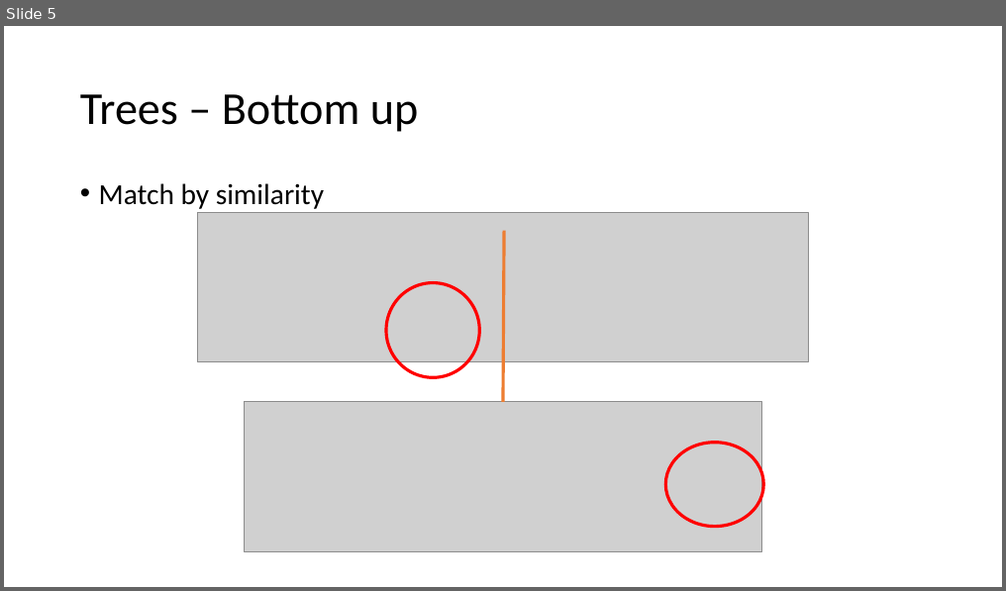
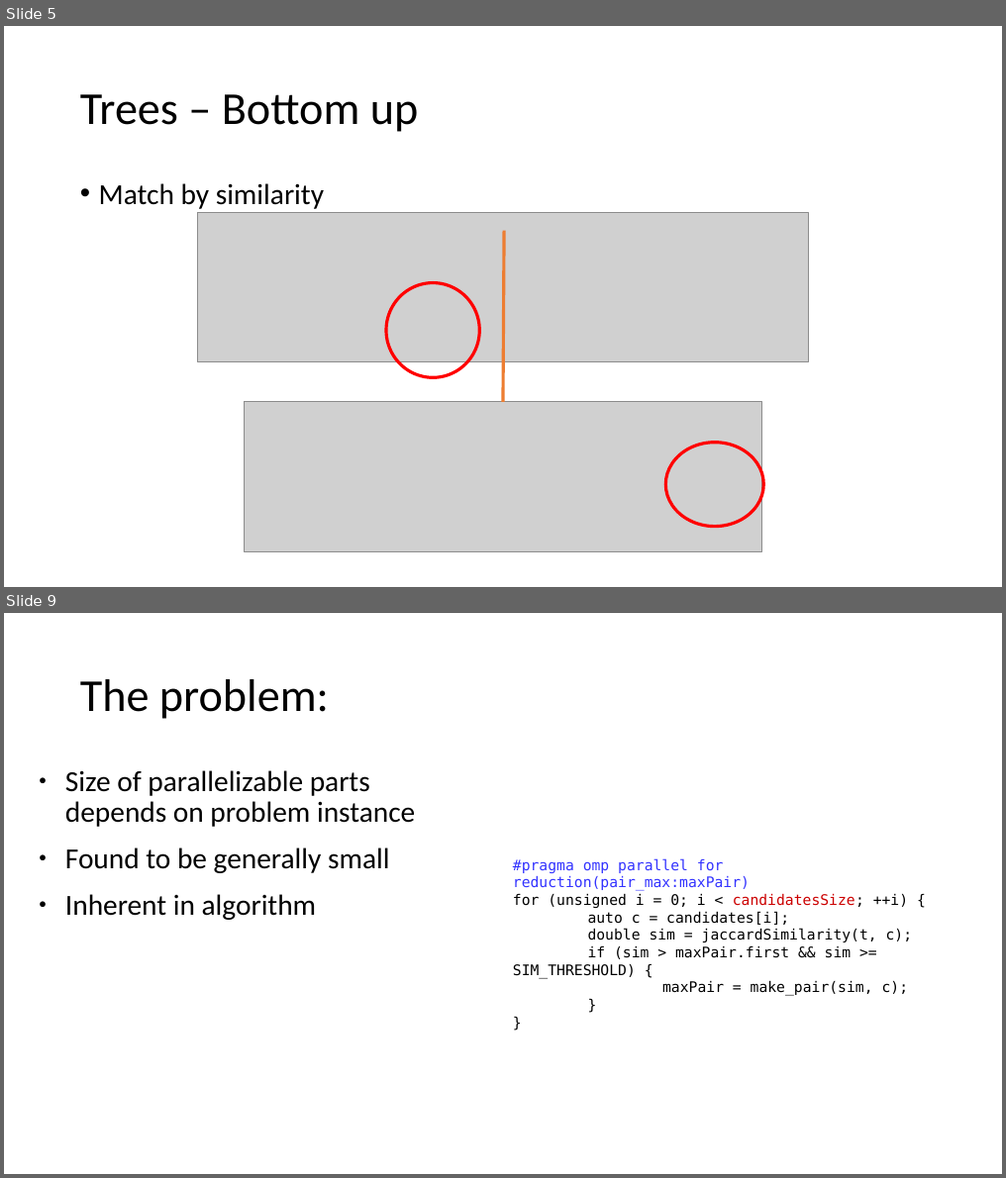
Before and after one commit to BalzGuenat/ParallelGumtree, a slide deck: final_presentation/ParallelGumtree.odp. Shown one above the other, each under a label of ours: slide 5 before the commit, slides 5 and 9 after it; the slides between them are not shown. The pictures are 1006x591 and 1006x1178 pixels, drawn with LibreOffice and Linux fonts; fonts in the diff are those of the drawing; grey boxes stand for pictures. Boxes give left, top, right and bottom in pixels: in the first picture for what was removed or moved away, otherwise in the second. Text is boxed around its words. In the diff, an @@ line names an element or a change of style, - is before the commit and + after.

```diff
--- a/final_presentation/ParallelGumtree.odp
+++ b/final_presentation/ParallelGumtree.odp
@@ slide 9 added at (4,613,1002,1174), background #FFFFFF @@
@@ title added at (80,679,329,719), 44 pt, text #000000 @@
+The problem:
@@ text added at (65,770,415,920), 28 pt, text #000000 @@
+● Size of parallelizable parts depends on problem instance
+● Found to be generally small
+● Inherent in algorithm
@@ text added at (513,859,913,996), 14 pt, text #000000 @@
+#pragma omp parallel for reduction(pair_max:maxPair)
+for (unsigned i = 0; i < candidatesSize; ++i) {
+auto c = candidates[i];
+double sim = jaccardSimilarity(t, c);
+if (sim > maxPair.first && sim >= SIM_THRESHOLD) {
+maxPair = make_pair(sim, c);
+}
+}
```
Also in this commit, not shown: 1 slide changed, 4 other slides added, 3 slides removed, 1 other file.
